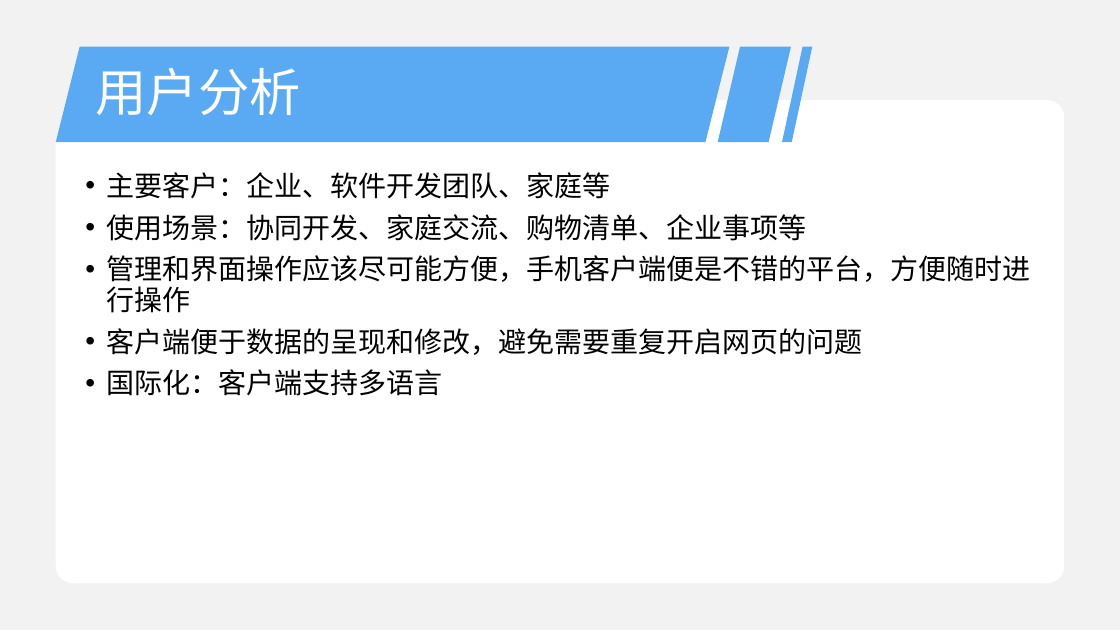
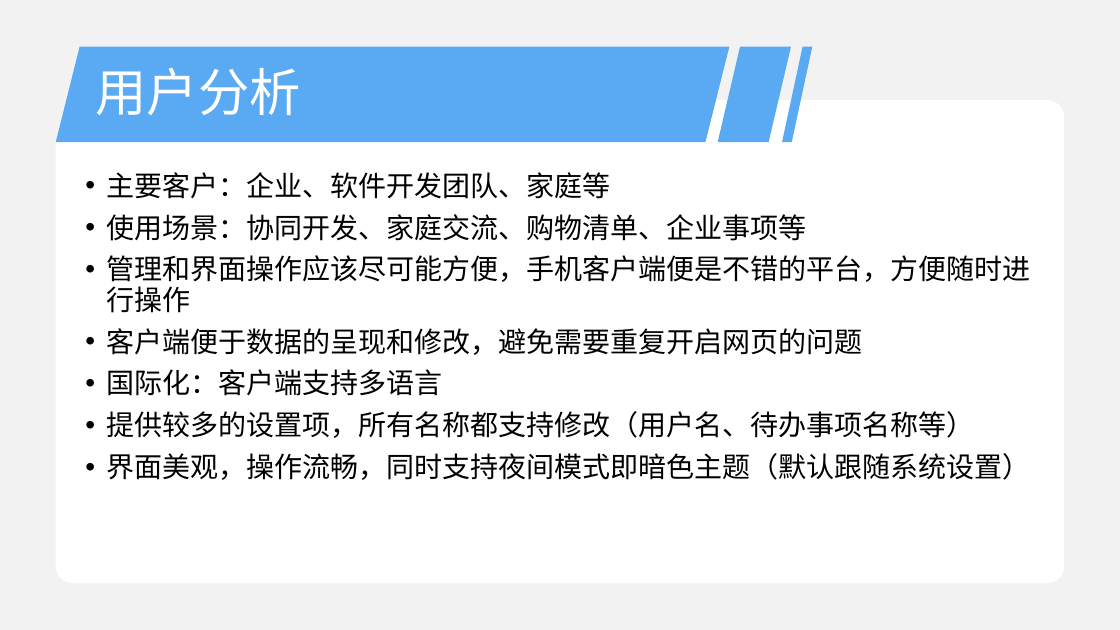
Before and after one commit to TCreopargh/A-Million-Things-To-Do, a slide deck: slide 5 of ProjectTasks/web验收.pptx. Drawn at 1120x630 pixels with LibreOffice and Linux fonts; fonts in the diff are those of the drawing. Boxes give left, top, right and bottom in pixels: in the first picture for what was removed or moved away, otherwise in the second. Text is boxed around its words. In the diff, an @@ line names an element or a change of style, - is before the commit and + after.

```diff
--- a/ProjectTasks/web验收.pptx
+++ b/ProjectTasks/web验收.pptx
@@ text at (106, 411, 1030, 480): paragraphs added @@
+• 提供较多的设置项，所有名称都支持修改（用户名、待办事项名称等）
+• 界面美观，操作流畅，同时支持夜间模式即暗色主题（默认跟随系统设置）
```
Also in this commit, not shown: 4 other slides changed, 3 slides added, 1 other file.
